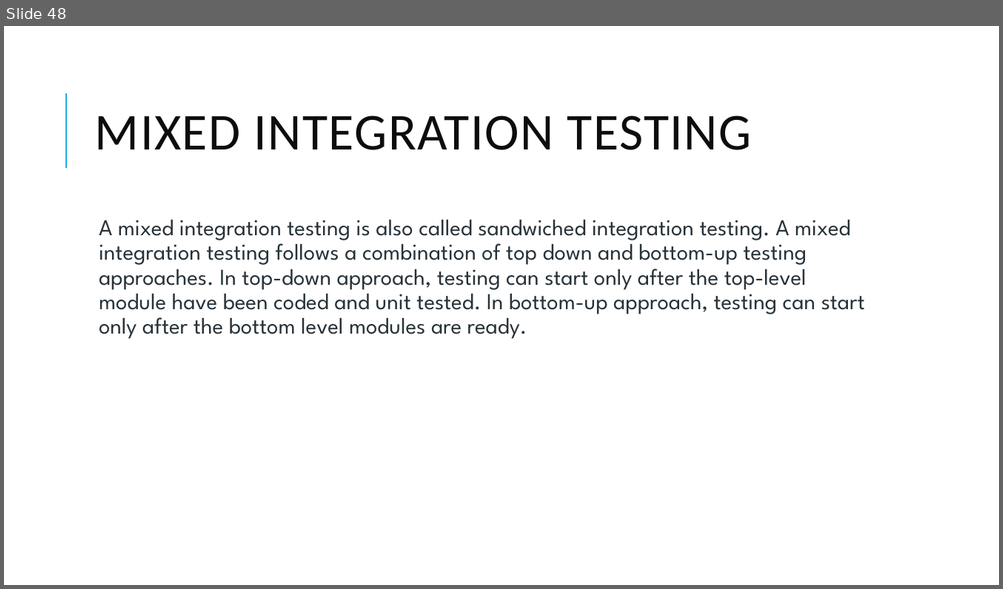
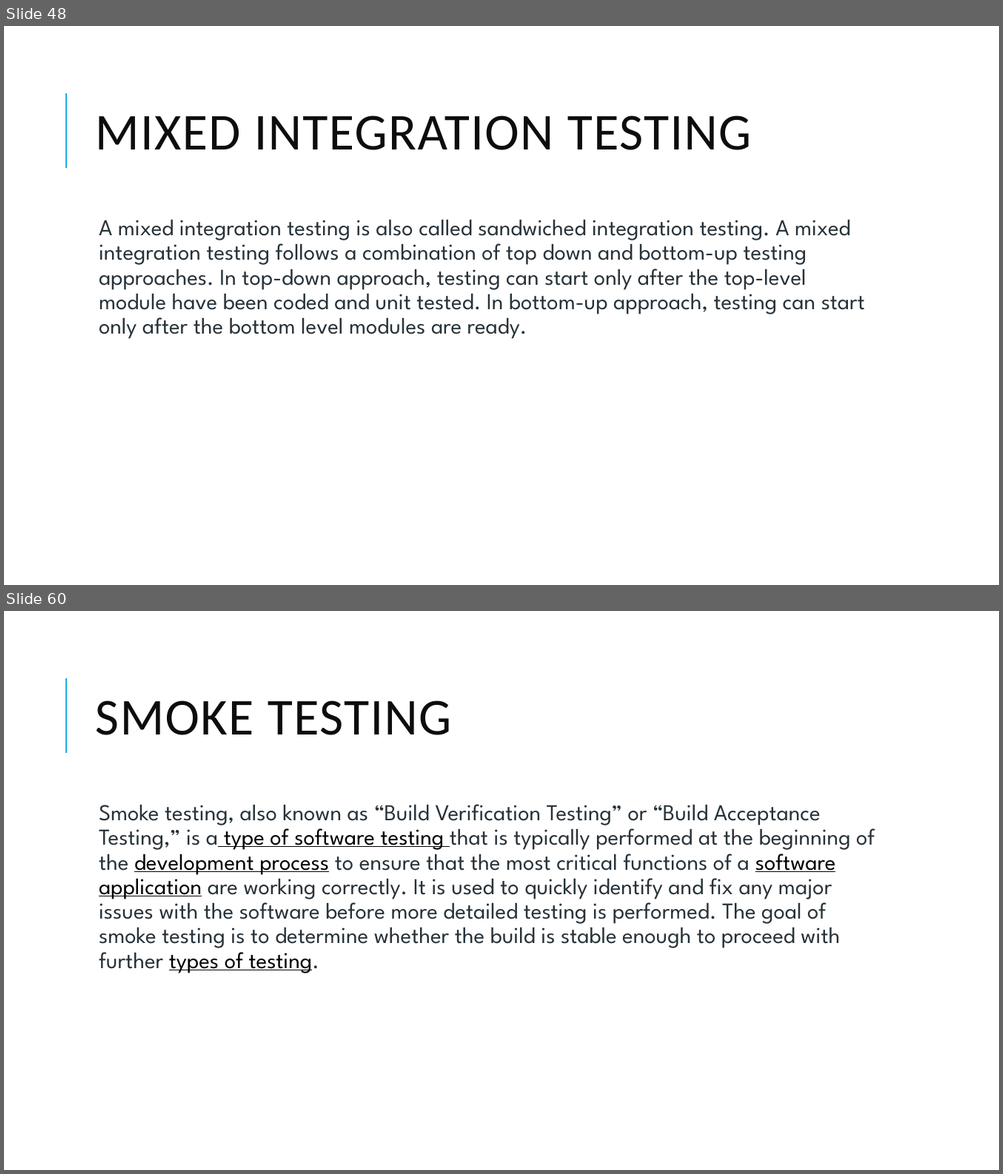
Before and after one commit to skandhwa/GroSkillIT-Batch1, a slide deck: class2.pptx. Shown one above the other, each under a label of ours: slide 48 before the commit, slides 48 and 60 after it; the slides between them are not shown. The pictures are 1003x589 and 1003x1174 pixels, drawn with LibreOffice and Linux fonts; fonts in the diff are those of the drawing. Boxes give left, top, right and bottom in pixels: in the first picture for what was removed or moved away, otherwise in the second. Text is boxed around its words. In the diff, an @@ line names an element or a change of style, - is before the commit and + after.

```diff
--- a/class2.pptx
+++ b/class2.pptx
@@ slide 60 added at (4,611,999,1170), background #FFFFFF; not listed: 1 template element that a slide beside it also shows @@
@@ title added at (95,701,451,735), 50 pt, text #0D0D0D @@
+SMOKE TESTING
@@ text added at (99,804,874,974), 22 pt, text #273239 @@
+  Smoke testing, also known as “Build Verification Testing” or “Build Acceptance Testing,” is a type of software testing that is typically performed at the beginning of the development process to ensure that the most critical functions of a software application are working correctly. It is used to quickly identify and fix any major issues with the software before more detailed testing is performed. The goal of smoke testing is to determine whether the build is stable enough to proceed with further types of testing.
```
Also in this commit, not shown: 30 other slides added, 1 slide removed.
